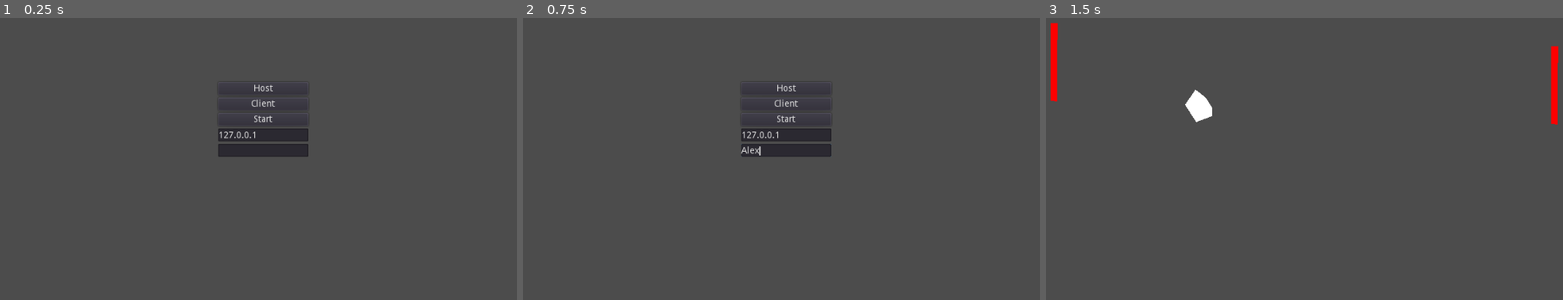
Above: before the commit, frames 1-3 (left to right).
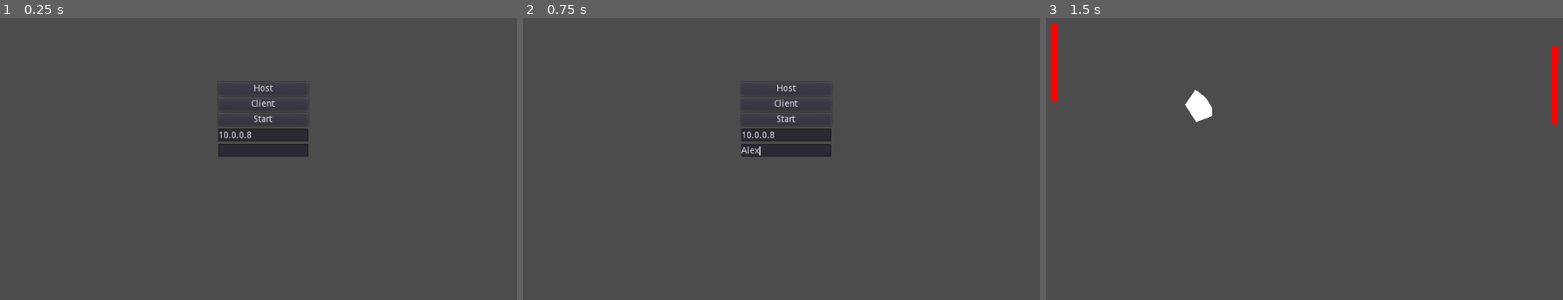
Above: after the commit, the same moments.

Repository: aqk/2d-lighting
Game: Godot game, scene res://main.tscn
Two runs of this game, one before a commit and one after it. Both use one fixed random seed, a clock stepped at 60 frames per second and the inputs below.
Inputs (mouse positions are in pixels of both pictures, inside the frame that each line leads up to):
- Up to frame 1 (0.25 s): no input
- Up to frame 2 (0.75 s): click (786, 150) at 0.52 s; type "Alex" at 0.6 s
- Up to frame 3 (1.5 s): click "Start" at 1.25 s

The runs differ from the first frame. In frame 1, less than 0.1% of the frame differs, in the area x 43-50%, y 40-43%; in frame 2, less than 0.1%; in frame 3, nothing differs.

Commit message:
Change default server IP address

Diff:
--- a/prong/Network.gd
+++ b/prong/Network.gd
@@ -3,7 +3,7 @@
 signal game_started
 
 var server_port = 25555
-export var ip_address = '127.0.0.1'
+export var ip_address = '10.0.0.8'
 export var player_name = ""
 
 var peer := NetworkedMultiplayerENet.new()
